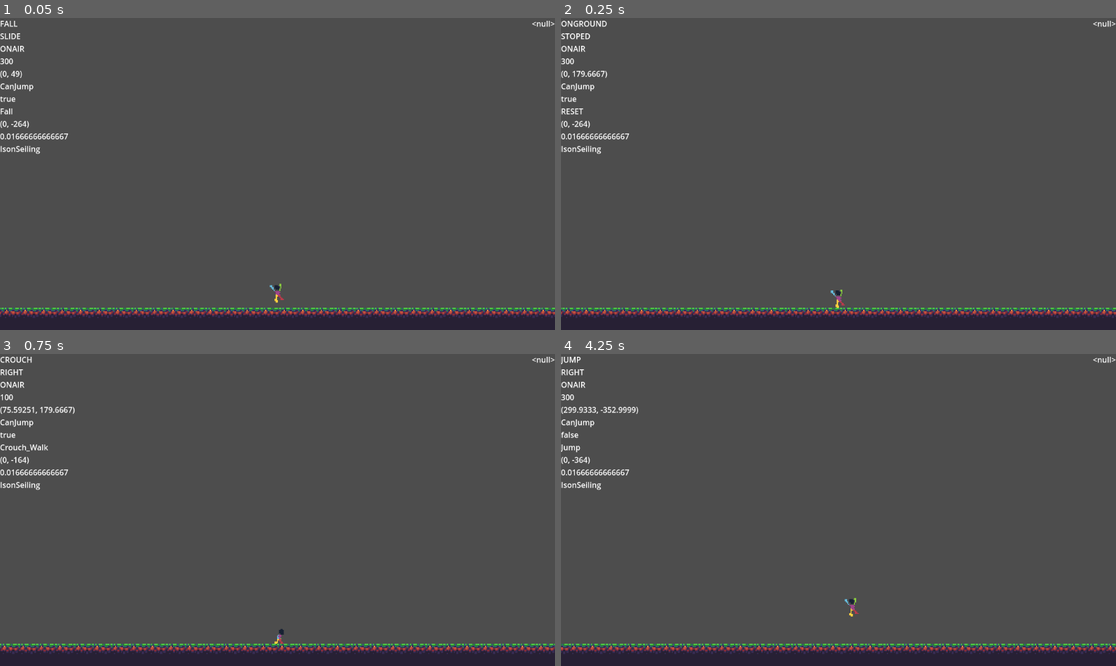
Above: before the commit, frames 1-4 (two rows, left to right).
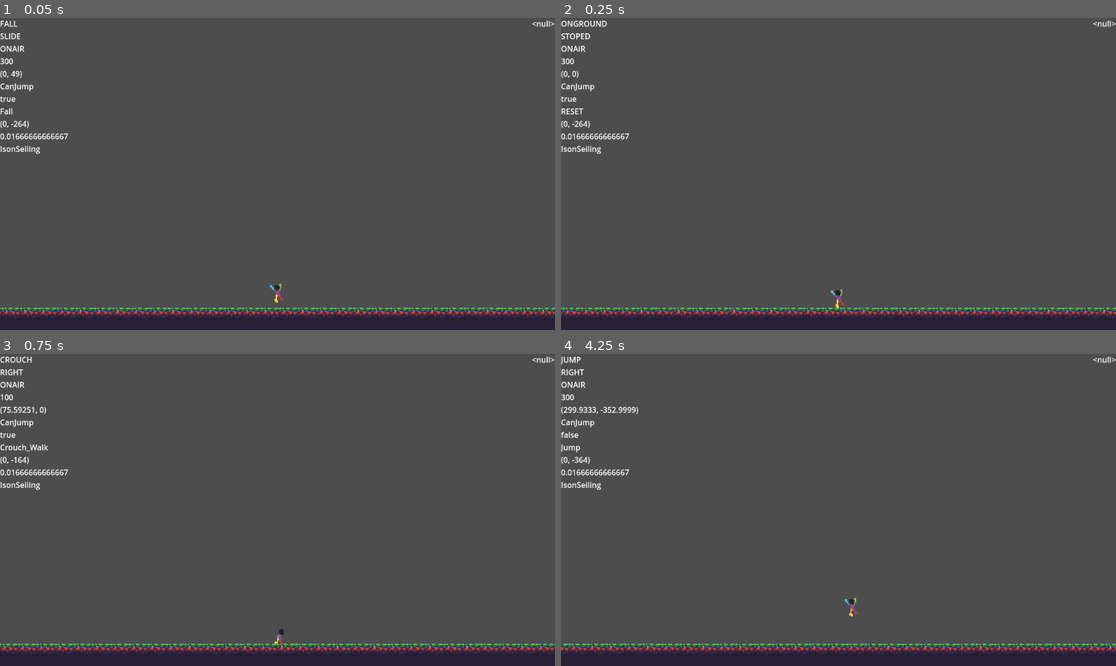
Above: after the commit, the same moments.

Repository: Shidoengie/unnamed-soldiertf2-game
Game: Godot game, scene res://Levels/TEST.tscn
Same seed, same stepped clock (60 frames per second), same inputs: the game is played once before the commit and once after it.
Inputs:
- Up to frame 1 (0.05 s): no input
- Up to frame 2 (0.25 s): no input
- Up to frame 3 (0.75 s): tap Enter at 0.5 s; hold Right (MoveRight) from 0.53 s (still down); hold Ctrl (Crouch) from 0.53 s (still down)
- Up to frame 4 (4.25 s): tap Space (Jump) at 0.77, 0.8, 1.07, 1.35, 1.52, 1.82, 2.3, 3.02, 3.32, 3.77, 3.8, 4.07 s; release Ctrl (Crouch) at 1.28 s; tap Ctrl (Crouch) at 1.55, 3.05 s; release Right (MoveRight) at 2.03 s; hold Left (MoveLeft) 2.03-2.78 s; hold Ctrl (Crouch) 2.03-2.78 s; hold Right (MoveRight) from 2.78 s (still down); tap S (look_down) at 2.85 s; hold W (look_up) from 3.53 s (still down)

Frame 1 is identical in both runs. In frame 2, less than 0.1% of the frame differs, in the area x 2-9%, y 16-20%; in frame 3, less than 0.1%; in frame 4, 0.2%, in the area x 0-100%, y 92-96%.

Commit message:
Fixed bugs and cleaned code

Diff:
--- a/Global/Global.gd
+++ b/Global/Global.gd
@@ -1,3 +1,3 @@
 extends Node
 
-var playerVelocity:Vector2
+var player:CharacterBody2D
--- a/Scenes/Player/Player.gd
+++ b/Scenes/Player/Player.gd
@@ -36,13 +36,13 @@
 
 func _ready():
 	BodyAnimState = BodyAnimTree.get("parameters/playback")
-
+	Global.player = self
 func _physics_process(delta):
 
 #
 	if not is_on_floor():
 		velocity.y += gravity * delta
-		Global.playerVelocity = velocity
+		velocity = velocity
 		if SlideStates.current != SlideStates.LAUNCHED:
 			SlideStates.current = SlideStates.ONAIR
 
@@ -62,7 +62,7 @@
 	MoveStates.current_name,
 	SlideStates.current_name,
 	moveSpeed,
-	Global.playerVelocity,
+	velocity,
 	"CanJump",canJump,
 	AnimStates.current,
 	Camera.position,
@@ -72,7 +72,7 @@
 	DEV_GUI(dev)
 	_stateChecks()
 	_stateMachines(delta)
-	velocity = Global.playerVelocity
+	velocity = velocity
 	move_and_slide()
 
 # Function containing all statemachines
@@ -84,8 +84,8 @@
 	#Checks if the player is touching the floor and if the player is in the falling or jumping stat
 	if (GroundStates.current == GroundStates.FALL or GroundStates.current == GroundStates.JUMP) and is_on_floor():
 		GroundStates.current = GroundStates.LAND
-	GroundStates.stateMachine(self)
-	MoveStates.stateMachine(self)
+	GroundStates.stateMachine()
+	MoveStates.stateMachine()
 	if SlideStates.current == SlideStates.LAUNCHED:
 		moveSpeed = PlayerStats.airSpeed+abs(launchVec.x)
 	else:
@@ -113,9 +113,9 @@
 		MoveStates.current = MoveStates.RIGHT
 	#The function of the else is to check if the player is pressing any directional keys
 	else:
-		if is_on_floor() and round(abs(Global.playerVelocity.x)) == 0:
+		if is_on_floor() and round(abs(velocity.x)) == 0:
 			MoveStates.current = MoveStates.STOPED
-			Global.playerVelocity.x = 0
+			velocity.x = 0
 			return
 		MoveStates.current = MoveStates.SLIDE
 
--- a/Scenes/Player/Statemachines/GroundStates.gd
+++ b/Scenes/Player/Statemachines/GroundStates.gd
@@ -18,35 +18,35 @@
 ]
 var current_name
 var current = ONGROUND
-func stateMachine(player:CharacterBody2D):
+func stateMachine():
 	current_name = names[int(current)]
 	match current:
 		#A single fire state used to apply the jump foce which makes the player jump
 		JUST_JUMP:
-			Global.playerVelocity.y = -PlayerStats.jumpForce
-			current = JUMP
-			AnimStates.current = AnimStates.Enum.JUMP
-
+			_JustJumpState(Global.player)
 		FALL:
 			AnimStates.current = AnimStates.Enum.FALL
-
 		#Handles if the player has landed just touched the ground
 		FALL , JUMP:
-			if player.is_on_floor():
+			if Global.player.is_on_floor():
 				current = LAND
 
 		#A single fire state used to trigger reloading and restarting the coyote timer
 		LAND:
-			current = ONGROUND
-			player.canJump = true
-			AnimStates.current = AnimStates.LAND
-
+			_LandState(Global.player)
 		#groundstate for handling fall detection and onground animations
-		ONGROUND: _OngroudState(player)
-		CROUCH: _CrouchState(player)
+		ONGROUND: _OngroudState(Global.player)
+		CROUCH: _CrouchState(Global.player)
 		_:
 			pass
-
+func _JustJumpState(player):
+	player.velocity.y = -PlayerStats.jumpForce
+	current = JUMP
+	AnimStates.current = AnimStates.Enum.JUMP
+func _LandState(player):
+	current = ONGROUND
+	player.canJump = true
+	AnimStates.current = AnimStates.LAND
 func _OngroudState(player):
 	player.canJump = true
 	if not player.is_on_floor():
--- a/Scenes/Player/Statemachines/MoveStates.gd
+++ b/Scenes/Player/Statemachines/MoveStates.gd
@@ -14,29 +14,31 @@
 	"SLIDE", "STOPED"
 ]
 var current_name
-func stateMachine(player:CharacterBody2D):
+func stateMachine():
 	current_name = names[int(current)]
 	#Statemachine for handling horizontal movement along with interpolation for smooth movement
 	match current:
 		LEFT:
-			if SlideStates.current == SlideStates.LAUNCHED and round(player.launchVec.x) > 0:
-				#Checks if the player has been launched by an explosion and if its going the oposite way
-				#then setting launched to false which resets the moveSpeed
-				SlideStates.current = SlideStates.ONGROUND
-
-			%Sprite2d.flip_h = true
-			Global.playerVelocity.x = lerp(Global.playerVelocity.x,float(-player.moveSpeed),0.1)
+			_LeftState(Global.player)
 
 		RIGHT:
-			if SlideStates.current == SlideStates.LAUNCHED and round(player.launchVec.x) < 0:
-				#Same thing as Left but in an oposite direction
-				SlideStates.current = SlideStates.ONGROUND
-			%Sprite2d.flip_h = false
-			Global.playerVelocity.x = lerp(Global.playerVelocity.x,float(player.moveSpeed),0.1)
+			_RightState(Global.player)
 
 		SLIDE:
-			_SlideState(player)
-
+			_SlideState(Global.player)
+func _LeftState(player:CharacterBody2D):
+	if SlideStates.current == SlideStates.LAUNCHED and round(player.launchVec.x) > 0:
+	#Checks if the Global.player has been launched by an explosion and if its going the oposite way
+	#then setting launched to false which resets the moveSpeed
+		SlideStates.current = SlideStates.ONGROUND
+	%Sprite2d.flip_h = true
+	player.velocity.x = lerp(player.velocity.x,float(-player.moveSpeed),0.1)
+func _RightState(player:CharacterBody2D):
+	if SlideStates.current == SlideStates.LAUNCHED and round(Global.player.launchVec.x) < 0:
+	#Same thing as Left but in an oposite direction
+		SlideStates.current = SlideStates.ONGROUND
+	%Sprite2d.flip_h = false
+	Global.player.velocity.x = lerp(Global.player.velocity.x,float(Global.player.moveSpeed),0.1)
 func _SlideState(player:CharacterBody2D):
 	if not player.is_on_floor() and SlideStates.current == SlideStates.LAUNCHED:
 		#Checks if it isnt on the floor to alow for acurate rocket arches
--- a/Scenes/Player/Statemachines/SlideStates.gd
+++ b/Scenes/Player/Statemachines/SlideStates.gd
@@ -8,8 +8,8 @@
 	current_name = names[int(current)]
 	match current:
 		ONGROUND:
-			Global.playerVelocity.x = lerp(Global.playerVelocity.x,0.0,0.5)
+			Global.player.velocity.x = lerp(Global.player.velocity.x,0.0,0.5)
 		ONAIR:
-			Global.playerVelocity.x = lerp(Global.playerVelocity.x,0.0,0.1)
+			Global.player.velocity.x = lerp(Global.player.velocity.x,0.0,0.1)
 		CROUCH:
-			Global.playerVelocity.x = lerp(Global.playerVelocity.x,0.0,0.5)
+			Global.player.velocity.x = lerp(Global.player.velocity.x,0.0,0.5)
